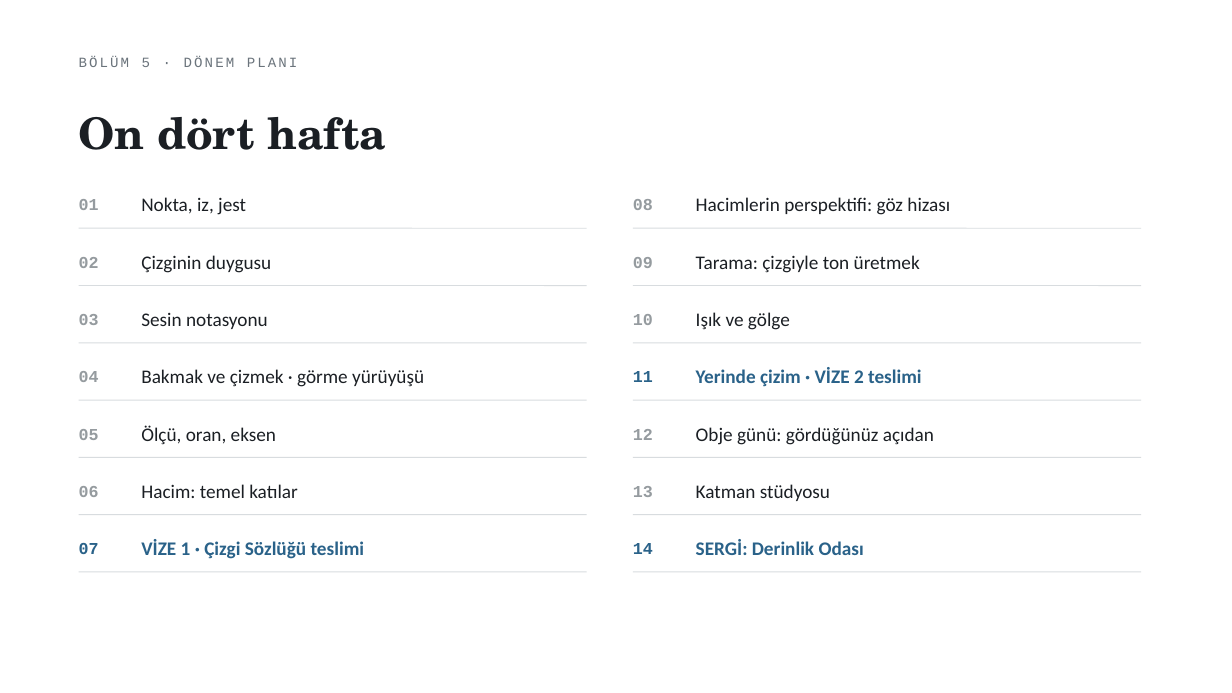
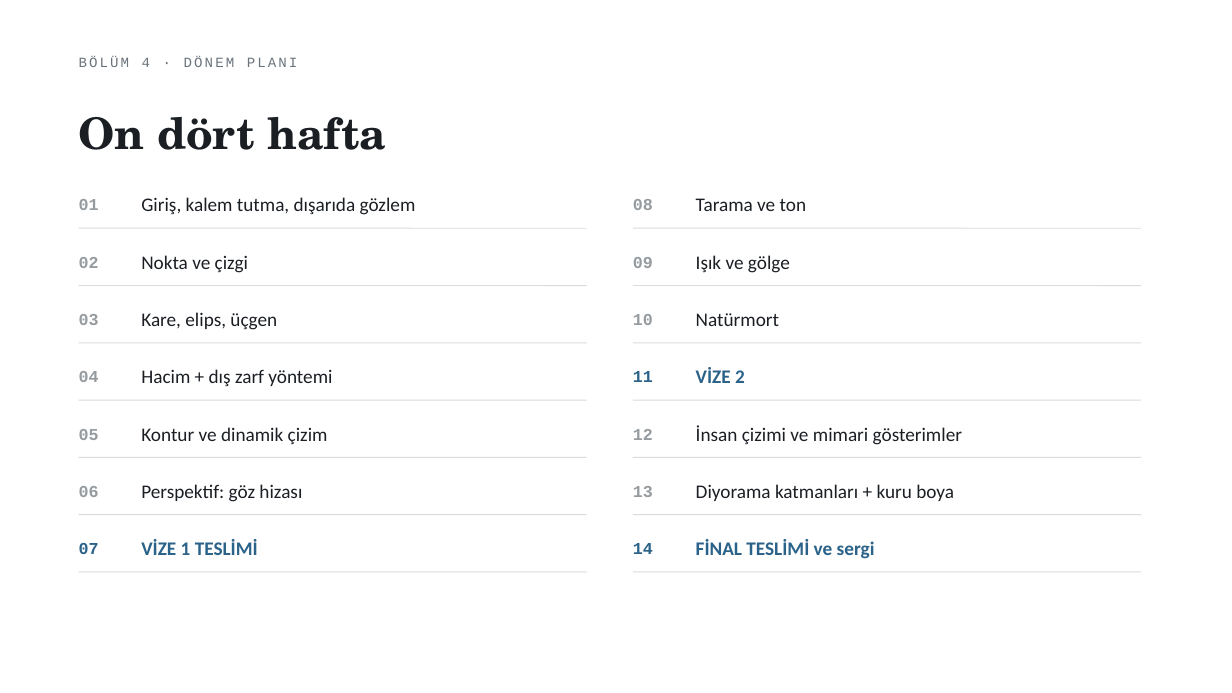
Before and after one commit to bunal91/sanat-ve-mekan, a slide deck: slide 24 of ders/serbest-cizim-teknikleri/02-1hafta-sunum.pptx (slide 23 before the commit). Drawn at 1232x693 pixels with LibreOffice and Linux fonts; fonts in the diff are those of the drawing. Boxes give left, top, right and bottom in pixels: in the first picture for what was removed or moved away, otherwise in the second. Text is boxed around its words. In the diff, an @@ line names an element or a change of style, - is before the commit and + after.

```diff
--- a/ders/serbest-cizim-teknikleri/02-1hafta-sunum.pptx
+++ b/ders/serbest-cizim-teknikleri/02-1hafta-sunum.pptx
@@ text at (79,57,298,67): text changed @@
-BÖLÜM 5 · DÖNEM PLANI
+BÖLÜM 4 · DÖNEM PLANI
@@ text at (141,197,416,215): text changed @@
-Nokta, iz, jest
+Giriş, kalem tutma, dışarıda gözlem
@@ text at (696,198,806,211): text changed @@
-Hacimlerin perspektifi: göz hizası
+Tarama ve ton
@@ text at (141,255,248,273): text changed @@
-Çizginin duygusu
+Nokta ve çizgi
@@ text "Işık ve gölge": place and size @@
-text "Işık ve gölge" at (696,312,790,330)
+text "Işık ve gölge" at (696,255,790,273)
@@ text removed at (696,255,920,273) @@
-Tarama: çizgiyle ton üretmek
@@ text at (141,312,277,330): text changed @@
-Sesin notasyonu
+Kare, elips, üçgen
@@ text added at (696,313,779,326), 15 pt, text #1B1F24 @@
+Natürmort
@@ text at (141,369,332,387): text changed @@
-Bakmak ve çizmek · görme yürüyüşü
+Hacim + dış zarf yöntemi
@@ text at (696,367,745,383): text changed @@
-Yerinde çizim · VİZE 2 teslimi
+VİZE 2
@@ text at (141,427,328,444): text changed @@
-Ölçü, oran, eksen
+Kontur ve dinamik çizim
@@ text at (696,425,962,445): text changed @@
-Obje günü: gördüğünüz açıdan
+İnsan çizimi ve mimari gösterimler
@@ text at (141,484,302,502): text changed @@
-Hacim: temel katılar
+Perspektif: göz hizası
@@ text at (696,484,954,501): text changed @@
-Katman stüdyosu
+Diyorama katmanları + kuru boya
@@ text at (141,539,258,555): text changed @@
-VİZE 1 · Çizgi Sözlüğü teslimi
+VİZE 1 TESLİMİ
@@ text at (696,539,875,559): text changed @@
-SERGİ: Derinlik Odası
+FİNAL TESLİMİ ve sergi
```
Also in this commit, not shown: 21 other slides changed, 12 slides added, 11 slides removed, 2 other files.
